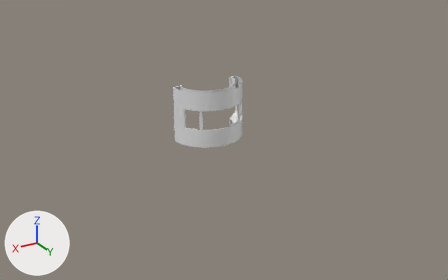
The glTF model src/assets/time-capsule/time-capsule.glb as it was, and as the next commit left it.
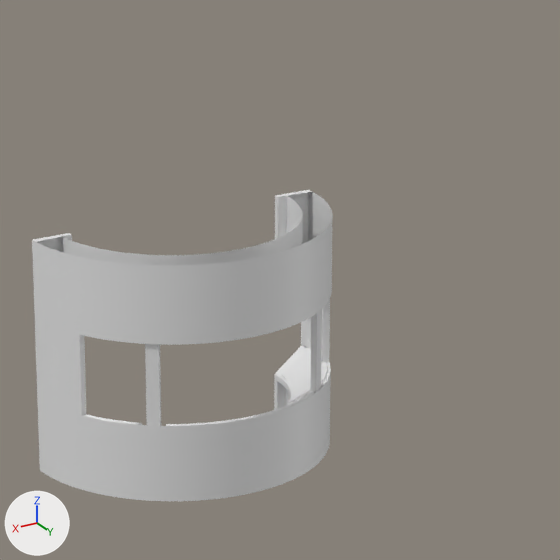
Old and new are each drawn whole from a 50 mm lens placed at (32.1, 57.9, 24.6), pointed at (-2.5, 0.2, -4.2) and again close up on the part from 37% to 66% of the width and 11% to 58% of the height. Lighting does not change. The marker at lower left points along +X, +Y and +Z. Where no turn or scale is listed for an object, it has been applied to the vertices.

Before the edit, the objects in view are built like this:
```python
me_cube_004 = bpy.data.meshes.new('Cube.004')
me_cube_004.from_pydata(...)  # 8 vertices, 12 faces; spans x -0.2..0.2, y -0.18..0.18, z -1.34..1.34
me_tube = bpy.data.meshes.new('Tube')
me_tube.from_pydata(...)  # 657 vertices, 1192 faces; spans x -4.05..4.05, y 0.0..4.05, z -1.21..0.85
me_tube_2 = bpy.data.meshes.new('Tube.2')
me_tube_2.from_pydata(...)  # 551 vertices, 980 faces; spans x -4.05..4.05, y 0.0..4.05, z -0.84..1.21
ob_cube_004 = bpy.data.objects.new('Cube.004', me_cube_004)
ob_cube_004.location = (2.37, 3.57, 0.55)
ob_tube = bpy.data.objects.new('Tube', me_tube)
ob_tube.location = (-0.01, 0.48, -1.55)
ob_tube_2 = bpy.data.objects.new('Tube.2', me_tube_2)
ob_tube_2.location = (-0.01, 0.48, 2.28)
# also in view: 'Wall' at (3.8, 1.3, 0.5); 'Wall.1' at (-3.8, 1.3, 0.5); 'Cube.005' at (-2.4, 3.6, 0.6)
```
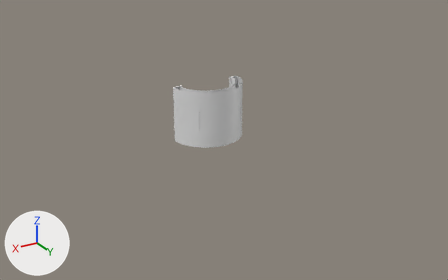
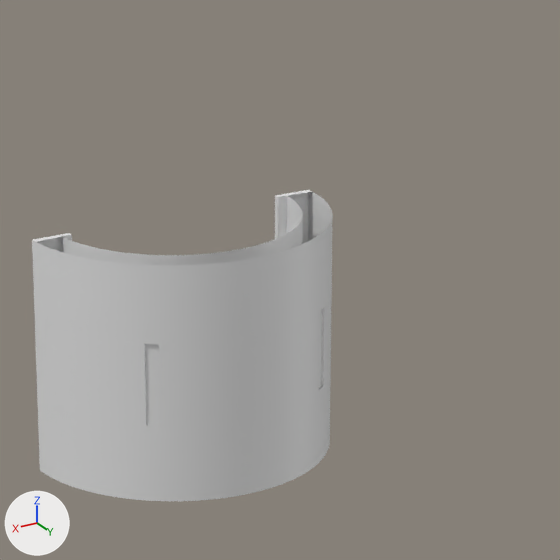
The change in detail:
Mesh me_screen is new.
It has 268 vertices, 524 faces and spans x -3.67..3.67, y 1.68..4.05, z -1.1..1.1.
Object 'Screen' (ob_screen) is new; it shows me_screen.
Its location is (-0.01, 0.48, 0.37).

Changed parts and their boxes [x1, y1, x2, y2] in the close-ups (560 x 560 px):
'Screen', added: after [80, 292, 332, 427]
